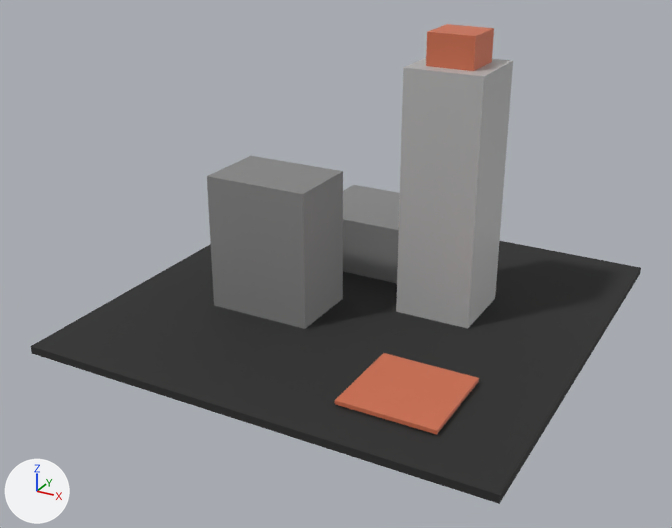
One commit to the glTF model assets/maqueta.glb: the scene before it, then after it.
Camera for both pictures: a 50 mm lens placed at (0.509, -0.998, 0.558), pointed at (-0.01, -0.055, 0.086). Every picture has the same lights, and +X, +Y and +Z are marked at lower left. The first picture is the older version.
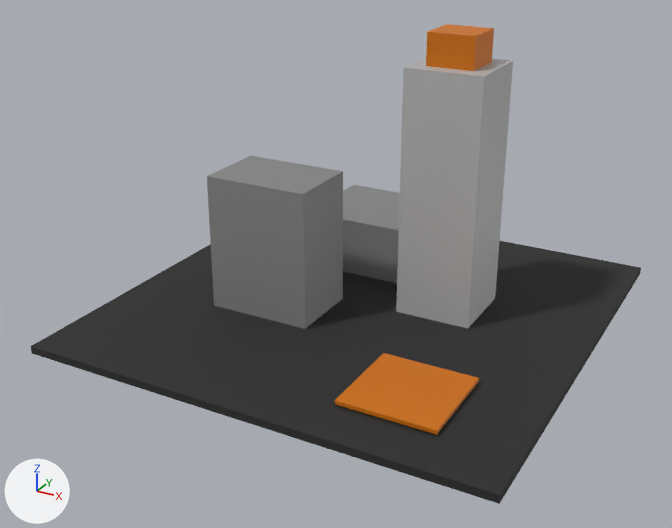
What differs and where, as boxes [x1, y1, x2, y2] in the pictures (672 x 528 px):
```json
{"object": "Mesh_5", "change": "recoloured", "before": [335, 353, 479, 435], "after": [335, 353, 479, 435]}
{"object": "Mesh_2", "change": "recoloured", "before": [426, 24, 494, 71], "after": [426, 24, 494, 71]}
```

Scene script edits in JSON lines:
```json
{"op": "set", "path": "mat_material_2.base_color", "old": "(0.694, 0.184, 0.0953)", "new": "(0.694, 0.184, 0.00182)", "note": "orange #d97757 -> orange #d97706"}
```
